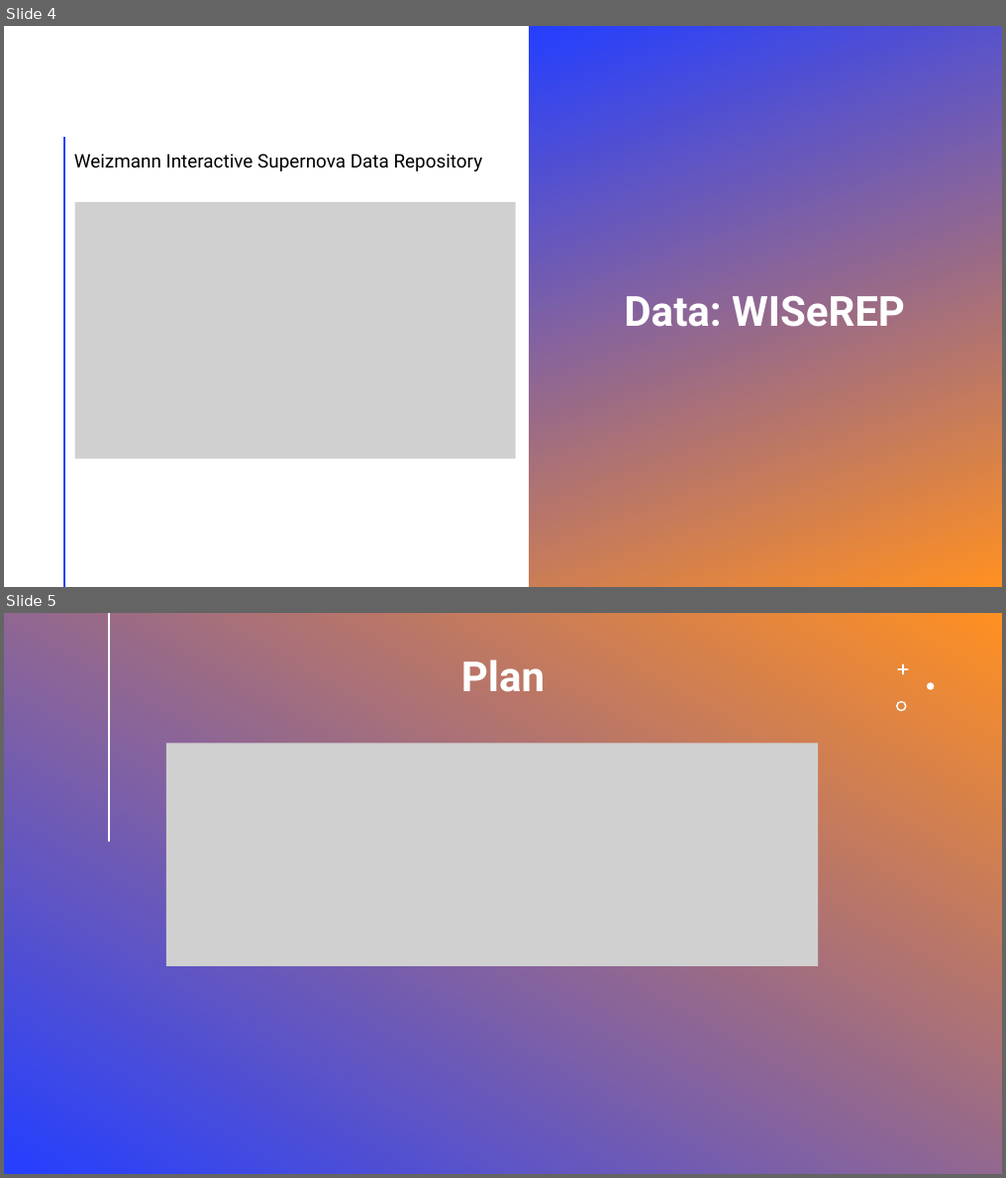
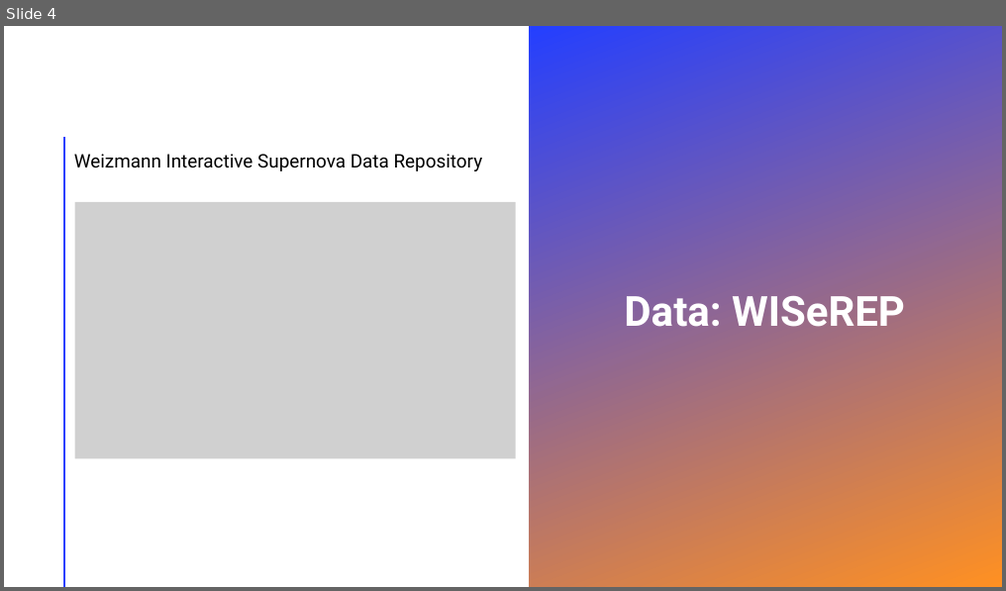
Before and after one commit to tobyheller-ucsd/SNIaEjectaVelocityAnalysis, a slide deck: Homogeneity In Ejecta Velocity Of Type Ia Supernovae.pptx. Shown one above the other, each under a label of ours: slides 4 and 5 before the commit, slide 4 after it. The pictures are 1006x1178 and 1006x591 pixels, drawn with LibreOffice and Linux fonts; fonts in the diff are those of the drawing; grey boxes stand for pictures. Boxes give left, top, right and bottom in pixels: in the first picture for what was removed or moved away, otherwise in the second. Text is boxed around its words. In the diff, an @@ line names an element or a change of style, - is before the commit and + after.

```diff
--- a/Homogeneity In Ejecta Velocity Of Type Ia Supernovae.pptx
+++ b/Homogeneity In Ejecta Velocity Of Type Ia Supernovae.pptx
@@ slide 5 removed at (x1=4, y1=613, x2=1002, y2=1174), background gradient #243FFF to #FF9022 @@
@@ line removed from (109, 613) to (109, 841) @@
@@ text removed at (x1=461, y1=660, x2=545, y2=692) @@
-Plan
@@ freeform shape removed at (x1=897, y1=663, x2=908, y2=675) @@
@@ freeform shape removed at (x1=896, y1=700, x2=907, y2=711) @@
@@ freeform shape removed at (x1=927, y1=682, x2=935, y2=690) @@
@@ picture removed at (x1=166, y1=744, x2=819, y2=966) @@
```
Also in this commit, not shown: 2 slides changed, 7 slides added, 7 other files.
